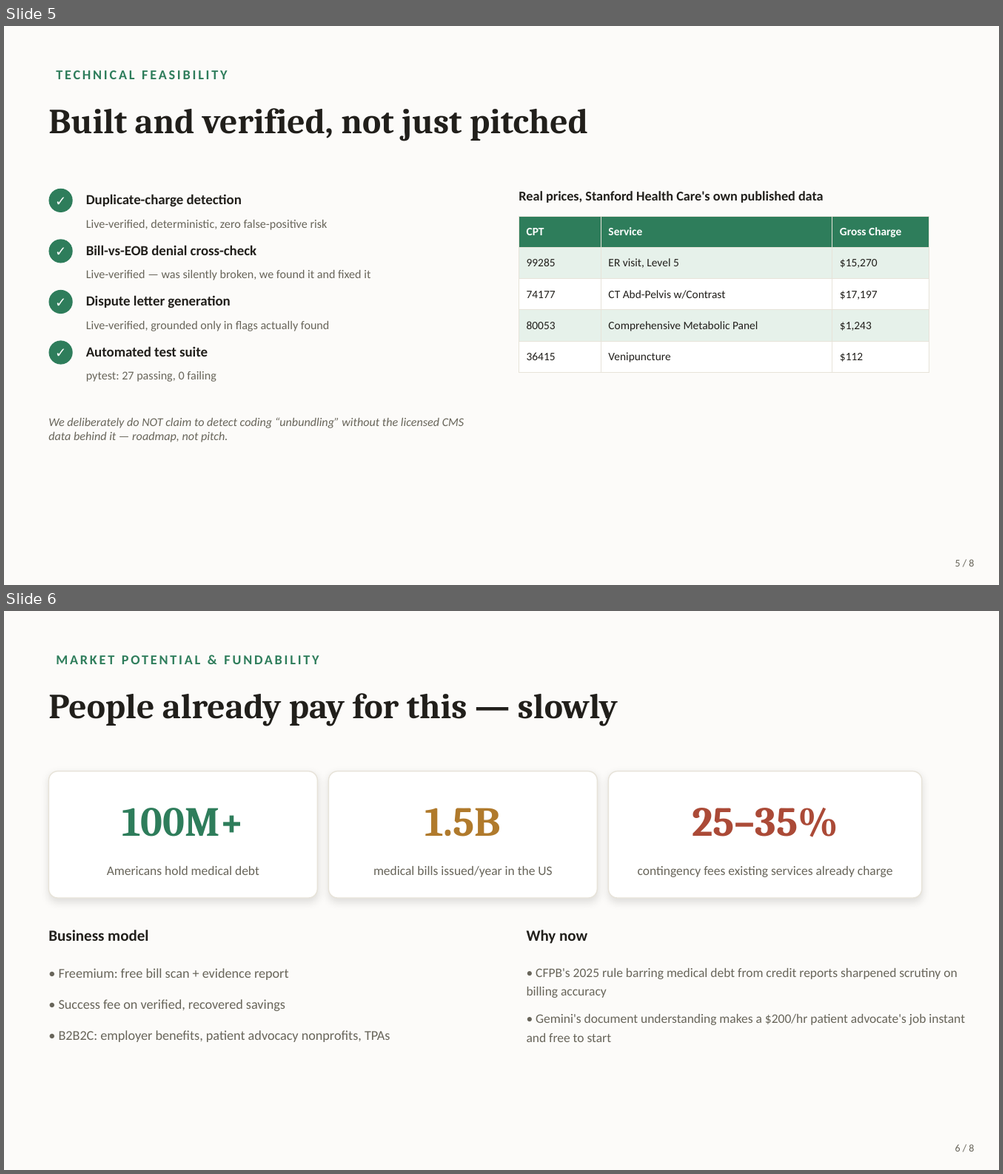
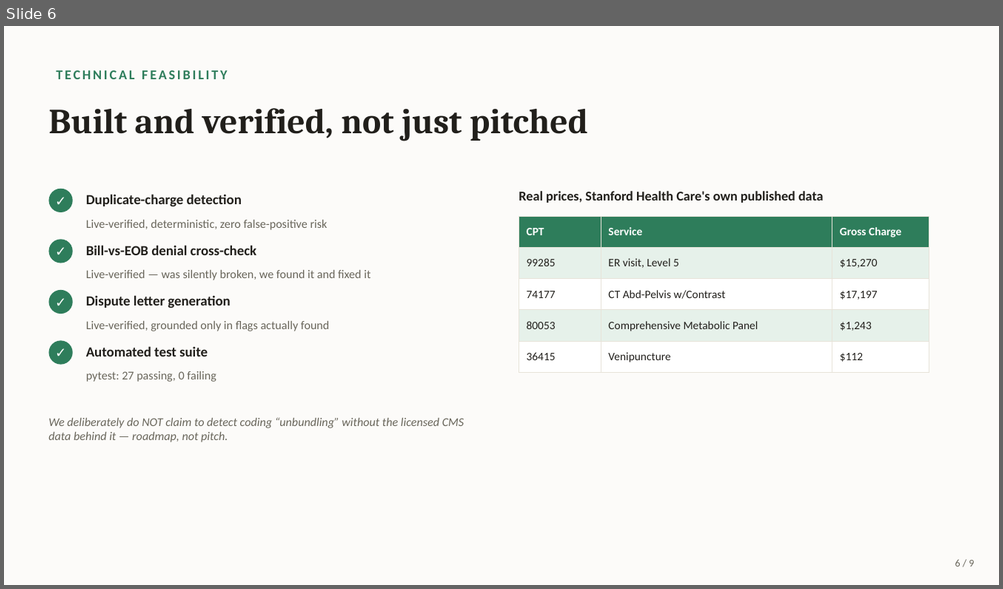
Before and after one commit to LuLu1016/clearbill-ai, a slide deck: pitch_deck/ClearBill_AI_Pitch_Deck.pptx. Shown one above the other, each under a label of ours: slides 5 and 6 before the commit, slide 6 after it. The pictures are 1003x1174 and 1003x589 pixels, drawn with LibreOffice and Linux fonts; fonts in the diff are those of the drawing. Boxes give left, top, right and bottom in pixels: in the first picture for what was removed or moved away, otherwise in the second. Text is boxed around its words. In the diff, an @@ line names an element or a change of style, - is before the commit and + after.

```diff
--- a/pitch_deck/ClearBill_AI_Pitch_Deck.pptx
+++ b/pitch_deck/ClearBill_AI_Pitch_Deck.pptx
@@ slide 6 removed at (4,611,999,1170), background #FCFBF9 @@
@@ text removed at (56,655,318,664) @@
-MARKET POTENTIAL & FUNDABILITY
@@ text removed at (48,693,617,726) @@
-People already pay for this — slowly
@@ rounded rectangle removed at (48,772,317,898) @@
@@ rounded rectangle removed at (329,772,597,898) @@
@@ rounded rectangle removed at (609,772,922,898) @@
@@ text removed at (122,808,244,837) @@
-100M+
@@ text removed at (424,808,501,837) @@
-1.5B
@@ text removed at (691,808,837,837) @@
-25–35%
@@ text removed at (107,866,259,875) @@
-Americans hold medical debt
@@ text removed at (373,866,552,877) @@
-medical bills issued/year in the US
@@ text removed at (637,866,893,877) @@
-contingency fees existing services already charge
@@ text removed at (48,930,148,941) @@
-Business model
@@ text removed at (526,930,587,944) @@
-Why now
@@ text removed at (59,968,289,980) @@
-• Freemium: free bill scan + evidence report
@@ text removed at (526,968,956,998) @@
-• CFPB's 2025 rule barring medical debt from credit reports sharpened scrutiny on billing accuracy
@@ text removed at (59,999,285,1011) @@
-• Success fee on verified, recovered savings
@@ text removed at (59,1031,390,1042) @@
-• B2B2C: employer benefits, patient advocacy nonprofits, TPAs
@@ text removed at (526,1014,965,1042) @@
-• Gemini's document understanding makes a $200/hr patient advocate's job instant and free to start
@@ text removed at (955,1145,973,1152) @@
-6 / 8
@@ what was slide 5 is now slide 6 @@
@@ slide 6 changed as well @@
@@ text at (955,560,973,567): text changed @@
-5 / 8
+6 / 9
```
Also in this commit, not shown: 5 other slides changed, 3 slides added, 1 other slide removed, 2 other files.
